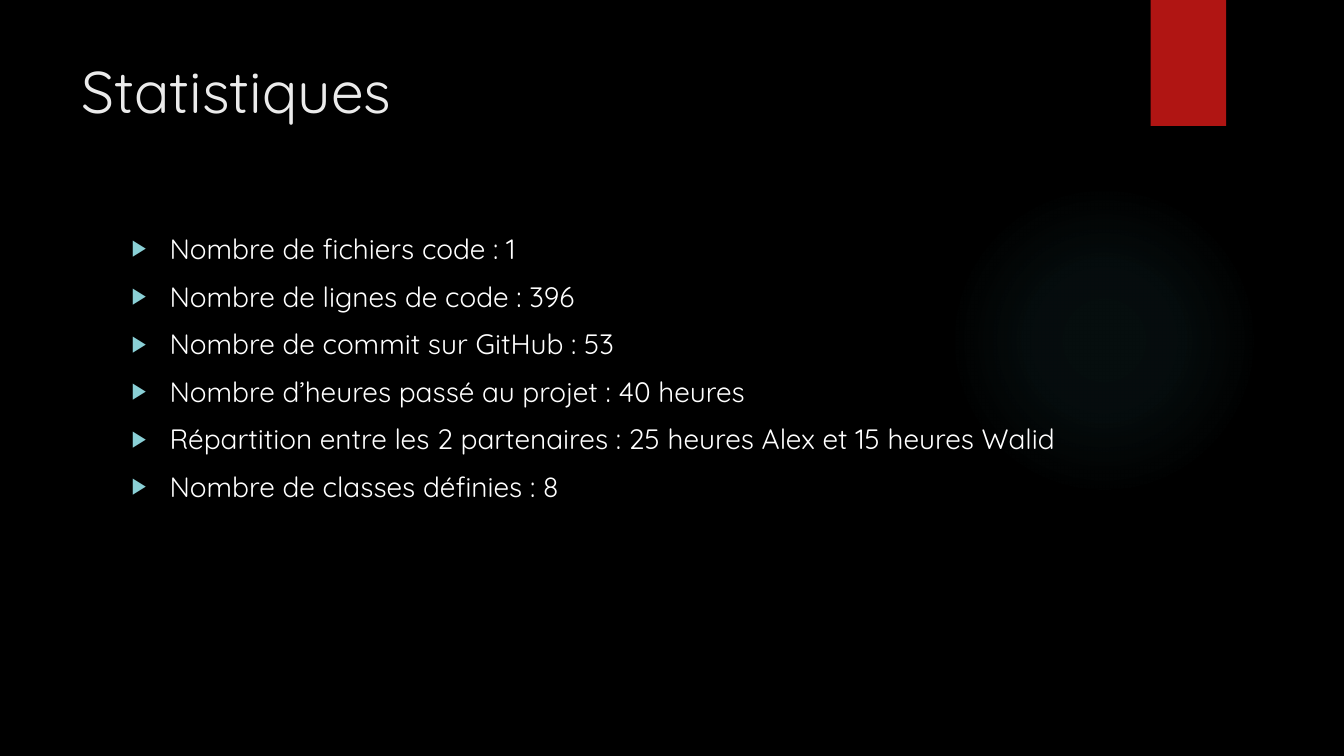
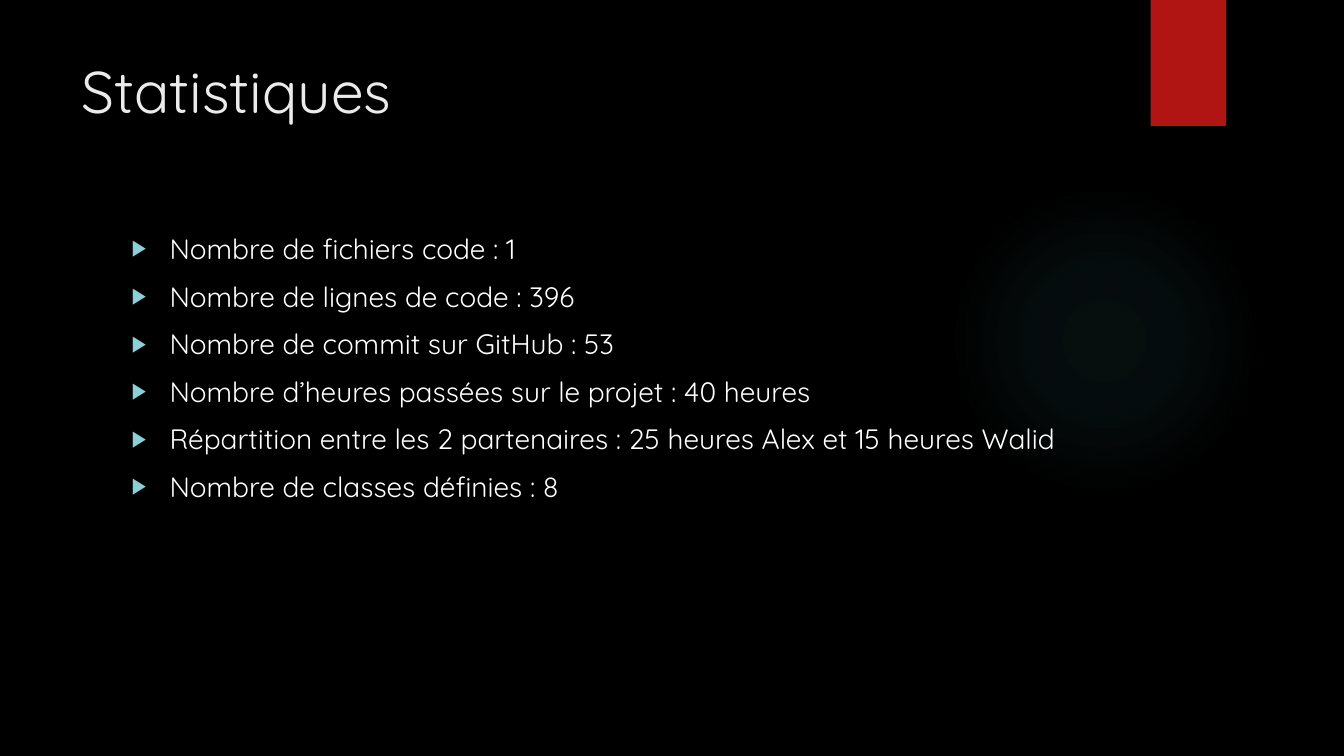
Before and after one commit to Bugnon/oc-2021, a slide deck: slide 4 of src/projet/projet3/Powerpoint_pacman.pptx. Drawn at 1344x756 pixels with LibreOffice and Linux fonts; fonts in the diff are those of the drawing; background and template pictures are left out. Boxes give left, top, right and bottom in pixels: in the first picture for what was removed or moved away, otherwise in the second. Text is boxed around its words. In the diff, an @@ line names an element or a change of style, - is before the commit and + after.

```diff
--- a/src/projet/projet3/Powerpoint_pacman.pptx
+++ b/src/projet/projet3/Powerpoint_pacman.pptx
@@ text at [170, 381, 810, 408]: text changed @@
-▶ Nombre d’heures passé au projet : 40 heures
+▶ Nombre d’heures passées sur le projet : 40 heures
```
Also in this commit, not shown: 2 other slides changed.
